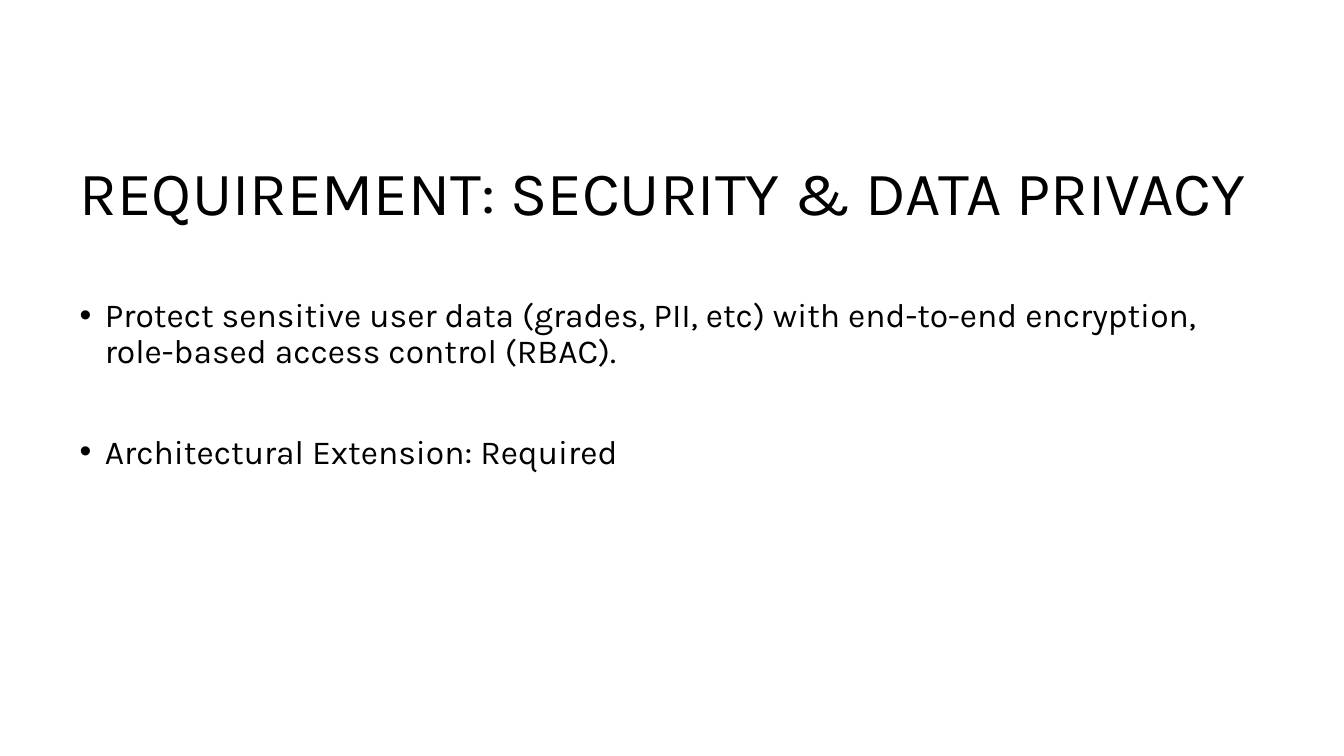
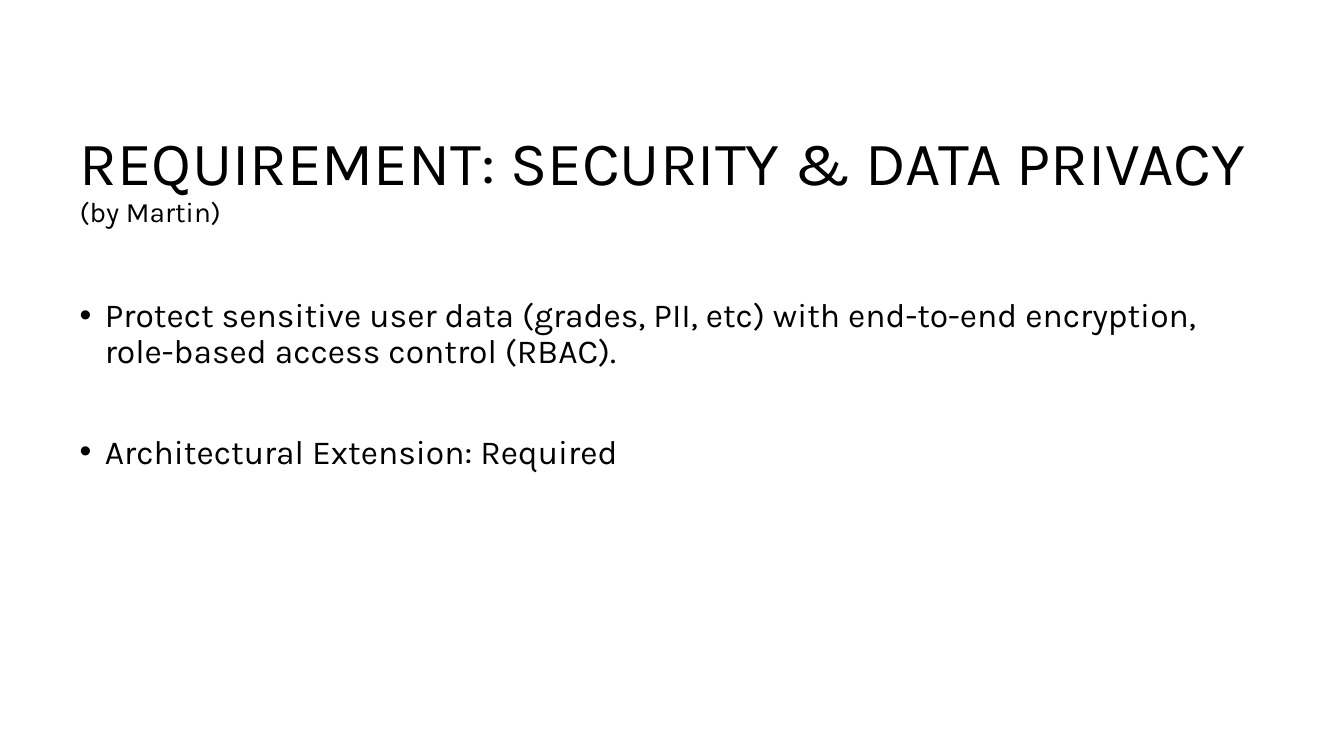
Before and after one commit to mayembe-martin/software_architecture_schedules, a slide deck: slide 13 of M2/Presentation_Qualities.pptx (slide 11 before the commit). Drawn at 1344x756 pixels with LibreOffice and Linux fonts; fonts in the diff are those of the drawing. Boxes give left, top, right and bottom in pixels: in the first picture for what was removed or moved away, otherwise in the second. Text is boxed around its words. In the diff, an @@ line names an element or a change of style, - is before the commit and + after.

```diff
--- a/M2/Presentation_Qualities.pptx
+++ b/M2/Presentation_Qualities.pptx
@@ title at (80,145,1246,229): text changed @@
-REQUIREMENT: SECURITY & DATA PRIVACY
+REQUIREMENT: SECURITY & DATA PRIVACY
+(by Martin)
```
Also in this commit, not shown: 6 other slides changed, 2 slides added, 1 slide removed, 1 other file.
